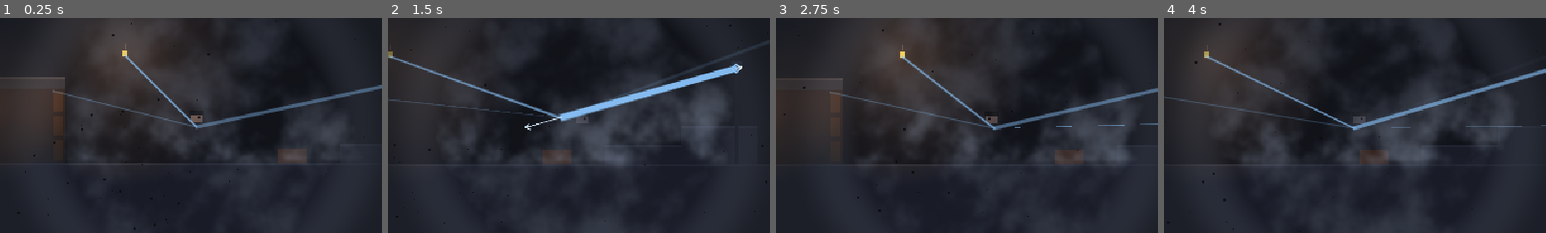
Above: before the commit, frames 1-4 (left to right).
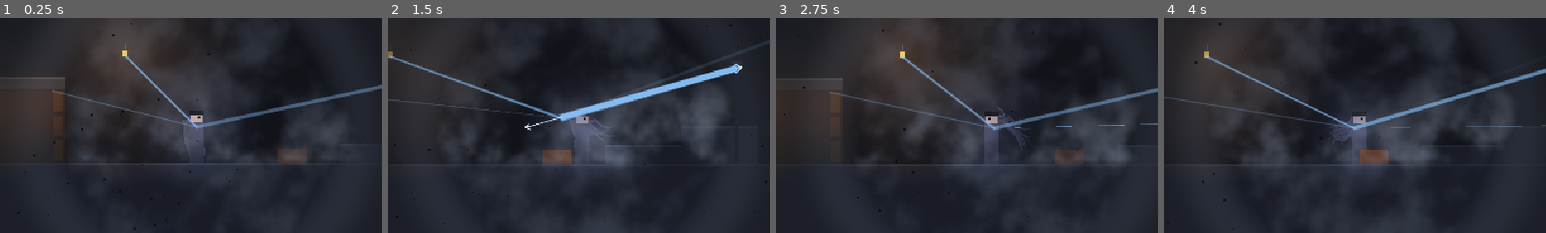
Above: after the commit, the same moments.

Repository: Ponacko/MistbornSide
Game: Godot game, scene res://levels/greybox/greybox.tscn
Two runs of this game, one before a commit and one after it. Both use one fixed random seed, a clock stepped at 60 frames per second and the inputs below.
Inputs (mouse positions are % of the whole screen's width and height, from its top left):
- Up to frame 1 (0.25 s): no input
- Up to frame 2 (1.5 s): tap Enter at 0.5 s; move the mouse to (72, 45) at 0.52 s; hold D (move_right) 0.53-1.25 s; hold Shift (flare) 0.53-1.25 s; click (72, 45) at 0.67 s; tap Space (jump) at 0.77 s; drag from (30, 55) to (45, 70) at 1.27 s
- Up to frame 3 (2.75 s): tap Space (jump) at 2 s; move the mouse to (60, 28) at 2.02 s; hold A (move_left) from 2.03 s (still down); hold E (coin) from 2.03 s (still down); click (60, 28) at 2.17 s; tap Shift (flare) at 2.3 s
- Up to frame 4 (4 s): release A (move_left) at 2.75 s; release E (coin) at 2.75 s; drag from (45, 70) to (20, 35) at 2.77 s; move the mouse to (80, 65) at 3.52 s; hold D (move_right) from 3.53 s (still down); hold Shift (flare) from 3.53 s (still down); tap Ctrl (dodge) at 3.6 s; click (80, 65) at 3.67 s; tap Space (jump) at 3.77 s
The pictures show only the part of the screen within x 24-74%, y 27-77%; the shares and areas given below are measured in that part.

The runs differ from the first frame. In frame 1, 1.1% of the frame differs, in the area x 45-57%, y 45-69%; in frame 2, 1.5%; in frame 3, 1.4%; in frame 4, 1.5%, in the area x 43-59%, y 45-69%.

Commit message:
M0: Mistcloak (#8)
Vin wears the mistcloak: twelve verlet chains of six points hanging from
her shoulders, stepped with her physics, driven by gravity, drag against
the air (the MistField wind minus her velocity), a sideways fan that grows
with speed and a walking twist. Five constraint iterations plus a
follow-the-leader length cap, a per-step displacement clamp and a reset
on teleports or non-finite points keep it stable under violent motion.
It fans and trails on a launch, streams upward on a fall, settles when
she stands, and sways in the mist wind while she stands still. Tassels
are textured quads per segment (a whipped tassel can fold over itself),
drawn with the same interpolation offset as Vin so they stay on her
shoulders at speed. Vin.wears_cloak hides it for the Valette scenes.

Vin also gets a faint cool mist-glow light, since the mists are
luminescent and an unlit character vanishes under the night modulate.

Co-Authored-By: Claude Opus 5.5 <noreply@anthropic.com>

Diff:
--- /dev/null
+++ b/scripts/player/mistcloak.gd
@@ -0,0 +1,184 @@
+class_name Mistcloak
+extends Node2D
+## Vin's mistcloak (DESIGN.md 4, 14): a dozen verlet chains of charcoal
+## tassels hanging from her shoulders, driven by her velocity and the mist
+## wind, drawn as textured strips. It fans on a launch, trails on a fall,
+## settles when she stands and twists like the mists while she walks.
+
+const CHAINS := 12
+const POINTS := 6
+const SEGMENT := 6.0
+const SHOULDER_WIDTH := 12.0
+const GRAVITY := Vector2(0, 320)
+## Acceleration per px/s of air moving past the cloak.
+const DRAG := 5.0
+## Sideways spread per px/s of speed, by each chain's place across the back.
+const FAN := 4.5
+const TWIST := 70.0
+const DAMPING := 0.94
+const ITERATIONS := 5
+## No point may move further than this in one step.
+const MAX_STEP := 14.0
+const TELEPORT := 80.0
+const COLOR := Color(0.3, 0.3, 0.34)
+const EDGE := Color(0.46, 0.46, 0.52)
+
+
+class Chain:
+	var points: Array[Vector2] = []
+	var prev: Array[Vector2] = []
+	## Place across the back, -1 (left shoulder) to 1 (right).
+	var spread := 0.0
+	var phase := 0.0
+
+
+var chains: Array[Chain] = []
+var _last_anchor := Vector2.INF
+var _prev_anchor := Vector2.INF
+var _texture: ImageTexture
+var _width := PackedFloat32Array()
+
+
+func _init() -> void:
+	top_level = true
+	z_index = -1
+	for i in CHAINS:
+		var c := Chain.new()
+		c.spread = lerpf(-1.0, 1.0, float(i) / (CHAINS - 1))
+		c.phase = i * 1.7
+		chains.append(c)
+	for j in POINTS:
+		_width.append(lerpf(3.5, 1.2, float(j) / (POINTS - 1)))
+
+
+func _ready() -> void:
+	_texture = _make_texture()
+
+
+## Lays every chain straight down from the shoulders.
+func reset(anchor: Vector2) -> void:
+	_last_anchor = anchor
+	_prev_anchor = anchor
+	for c in chains:
+		c.points.clear()
+		c.prev.clear()
+		var root := anchor + Vector2(c.spread * SHOULDER_WIDTH * 0.5, 0)
+		for j in POINTS:
+			var p := root + Vector2(0, j * SEGMENT)
+			c.points.append(p)
+			c.prev.append(p)
+
+
+## One simulation step. anchor: between the shoulders, world space;
+## velocity: the wearer's.
+func step(delta: float, anchor: Vector2, velocity: Vector2, facing: int) -> void:
+	if chains[0].points.is_empty() or anchor.distance_to(_last_anchor) > TELEPORT:
+		reset(anchor)
+	var shift := anchor - _last_anchor
+	_prev_anchor = _last_anchor
+	_last_anchor = anchor
+	var speed := velocity.length()
+	var across := velocity.orthogonal().normalized() if speed > 1.0 else Vector2.RIGHT
+	var dt2 := delta * delta
+	var t := MistField.time
+	for c in chains:
+		var root := anchor + Vector2(c.spread * SHOULDER_WIDTH * 0.5 - facing * 4.0, 0)
+		var wind := MistField.wind_at(c.points[-1])
+		var air := wind - velocity
+		var accel := GRAVITY + air * DRAG
+		accel += across * c.spread * FAN * speed
+		accel.x += sin(t * 2.3 + c.phase) * TWIST * minf(absf(velocity.x) / 100.0, 1.0)
+		accel.x -= facing * 40.0
+		c.points[0] = root
+		c.prev[0] = root - shift
+		for j in range(1, POINTS):
+			var p := c.points[j]
+			var v := (p - c.prev[j]) * DAMPING
+			var move := (v + accel * dt2).limit_length(MAX_STEP)
+			c.prev[j] = p
+			c.points[j] = p + move
+		for k in ITERATIONS:
+			c.points[0] = root
+			for j in range(1, POINTS):
+				var a := c.points[j - 1]
+				var b := c.points[j]
+				var d := b - a
+				var len := d.length()
+				if len < 0.0001:
+					continue
+				var fix := d * ((len - SEGMENT) / len)
+				if j == 1:
+					c.points[j] = b - fix
+				else:
+					c.points[j - 1] = a + fix * 0.5
+					c.points[j] = b - fix * 0.5
+		# Follow-the-leader pass: no segment may end the step stretched, so a
+		# flared Push can whip the cloak but never tear it apart.
+		for j in range(1, POINTS):
+			var d := c.points[j] - c.points[j - 1]
+			var len := d.length()
+			if len > SEGMENT * 1.1:
+				var fixed := c.points[j - 1] + d / len * SEGMENT * 1.1
+				c.prev[j] += fixed - c.points[j]
+				c.points[j] = fixed
+		for j in POINTS:
+			if not (is_finite(c.points[j].x) and is_finite(c.points[j].y)):
+				reset(anchor)
+				return
+
+
+## Mean point speed in pixels per step: how much the cloak is still moving.
+func motion() -> float:
+	var total := 0.0
+	var n := 0
+	for c in chains:
+		for j in range(1, POINTS):
+			total += c.points[j].distance_to(c.prev[j])
+			n += 1
+	return total / n
+
+
+func _process(_delta: float) -> void:
+	queue_redraw()
+
+
+func _draw() -> void:
+	# The wearer is drawn interpolated between physics frames; draw the cloak
+	# with the same offset so it stays on her shoulders at speed.
+	if _prev_anchor != Vector2.INF and is_physics_interpolated_and_enabled():
+		var f := Engine.get_physics_interpolation_fraction()
+		draw_set_transform(_prev_anchor.lerp(_last_anchor, f) - _last_anchor)
+	for c in chains:
+		if c.points.is_empty():
+			continue
+		var left := PackedVector2Array()
+		var right := PackedVector2Array()
+		for j in POINTS:
+			var dir := (c.points[mini(j + 1, POINTS - 1)] - c.points[maxi(j - 1, 0)]).normalized()
+			var n := dir.orthogonal() * _width[j] * 0.5
+			left.append(c.points[j] + n)
+			right.append(c.points[j] - n)
+		# One quad per segment via draw_primitive: a whipped tassel can fold
+		# over itself, which a single strip polygon could not triangulate.
+		var tint := COLOR.lerp(EDGE, absf(c.spread) * 0.5)
+		var colors := PackedColorArray([tint, tint, tint, tint])
+		for j in POINTS - 1:
+			var v0 := float(j) / (POINTS - 1)
+			var v1 := float(j + 1) / (POINTS - 1)
+			draw_primitive(
+				PackedVector2Array([left[j], left[j + 1], right[j + 1], right[j]]),
+				colors,
+				PackedVector2Array([Vector2(0, v0), Vector2(0, v1), Vector2(1, v1), Vector2(1, v0)]),
+				_texture)
+
+
+## A strip texture: a lighter thread down the middle of each tassel.
+func _make_texture() -> ImageTexture:
+	var img := Image.create(4, 8, false, Image.FORMAT_RGBA8)
+	for y in 8:
+		for x in 4:
+			var v := 1.15 if x == 1 or x == 2 else 0.85
+			if y == 7:
+				v *= 0.8
+			img.set_pixel(x, y, Color(v, v, v, 1.0))
+	return ImageTexture.create_from_image(img)
--- a/scripts/player/vin.gd
+++ b/scripts/player/vin.gd
@@ -15,6 +15,7 @@
 const STAND_HEIGHT := 44.0
 const CROUCH_HEIGHT := 26.0
 const CHEST := Vector2(0, -30)
+const SHOULDERS := Vector2(0, -36)
 const LEDGE_REACH := 7.0
 const LEDGE_HAND_Y := -40.0
 
@@ -26,6 +27,15 @@
 var allomancy: Allomancer
 var pouch: CoinPouch
 var senses: TinSense
+var cloak: Mistcloak
+## Vin wears the mistcloak; Valette's gowns turn it off (DESIGN.md 4).
+var wears_cloak := true:
+	set(value):
+		wears_cloak = value
+		if cloak:
+			cloak.visible = value
+			if value:
+				cloak.reset(global_position + SHOULDERS)
 var health := Health.new(100.0)
 var pewter_on := false
 var tin_on := false
@@ -82,6 +92,19 @@
 	add_child(pouch)
 	senses = TinSense.new(self)
 	add_child(senses)
+	# The mists are faintly luminescent: Vin is never a black hole in the night.
+	var glow := PointLight2D.new()
+	glow.name = "MistGlow"
+	glow.texture = Lantern._light_texture()
+	glow.texture_scale = 0.9
+	glow.color = Color(0.62, 0.68, 0.85)
+	glow.energy = 0.9
+	glow.position = CHEST
+	add_child(glow)
+	cloak = Mistcloak.new()
+	cloak.name = "Mistcloak"
+	add_child(cloak)
+	cloak.reset(global_position + SHOULDERS)
 	var layer := CanvasLayer.new()
 	layer.name = "LinesLayer"
 	layer.layer = CanvasLayers.LINES
@@ -125,6 +148,9 @@
 		State.STAGGER:
 			_stagger(delta, t)
 	_update_mist_pull(delta)
+	if wears_cloak:
+		var shoulders := global_position + (Vector2(0, -20) if crouching else SHOULDERS)
+		cloak.step(delta, shoulders, velocity, facing)
 	if scripted:
 		controls.end_frame()
 
@@ -438,7 +464,7 @@
 ## Placeholder art until the character art pass.
 func _draw() -> void:
 	var h := CROUCH_HEIGHT if crouching else STAND_HEIGHT
-	draw_rect(Rect2(-HALF_WIDTH, -h, HALF_WIDTH * 2.0, h), Color(0.16, 0.16, 0.2))
+	draw_rect(Rect2(-HALF_WIDTH, -h, HALF_WIDTH * 2.0, h), Color(0.3, 0.29, 0.34))
 	draw_rect(Rect2(-HALF_WIDTH + 1, -h, HALF_WIDTH * 2.0 - 2, 10), Color(0.85, 0.72, 0.62))
 	draw_rect(Rect2(-HALF_WIDTH, -h, HALF_WIDTH * 2.0, 4), Color(0.05, 0.05, 0.06))
 	draw_rect(Rect2(facing * 2.0 - 1.0, -h + 5, 2, 2), Color.BLACK)
--- /dev/null
+++ b/tests/helpers/fake_attractor.gd
@@ -0,0 +1,5 @@
+extends Node2D
+## A stand-in for a burning Allomancer in mist tests.
+
+var mist_strength := 1.0
+var mist_phase := 0.0
--- /dev/null
+++ b/tests/unit/test_mistcloak.gd
@@ -0,0 +1,115 @@
+extends TestCase
+
+const DT := 1.0 / 60.0
+const SHOULDER := Vector2(0, -36)
+
+
+func _cloak() -> Mistcloak:
+	var c := Mistcloak.new()
+	add(c)
+	c.reset(SHOULDER)
+	return c
+
+
+func _run(c: Mistcloak, frames: int, velocity: Vector2, moving := true) -> void:
+	var anchor := SHOULDER
+	for i in frames:
+		if moving:
+			anchor += velocity * DT
+		c.step(DT, anchor, velocity, 1)
+
+
+func _tips_relative(c: Mistcloak) -> Array:
+	var out := []
+	for chain in c.chains:
+		out.append(chain.points[-1] - chain.points[0])
+	return out
+
+
+func test_twelve_chains_of_six_points() -> void:
+	var c := _cloak()
+	assert_eq(c.chains.size(), 12)
+	for chain in c.chains:
+		assert_eq(chain.points.size(), 6)
+
+
+func test_settles_hanging_down_when_standing() -> void:
+	var c := _cloak()
+	_run(c, 180, Vector2.ZERO, false)
+	for tip in _tips_relative(c):
+		assert_gt(tip.y, 10.0, "hangs below the shoulders")
+	assert_lt(c.motion(), 0.5, "settled")
+
+
+func test_fans_wide_and_trails_down_on_a_launch() -> void:
+	var standing := _cloak()
+	_run(standing, 120, Vector2.ZERO, false)
+	var calm_spread := _spread(standing)
+	var c := _cloak()
+	_run(c, 20, Vector2(80, -650))
+	for tip in _tips_relative(c):
+		assert_gt(tip.y, 5.0, "trails below during the launch")
+	assert_gt(_spread(c), calm_spread * 1.8, "fans wide")
+
+
+func test_trails_above_on_a_fall() -> void:
+	var c := _cloak()
+	_run(c, 30, Vector2(0, 520))
+	var above := 0
+	for tip in _tips_relative(c):
+		if tip.y < 0.0:
+			above += 1
+	assert_gt(above, 9, "most tassels stream upward")
+
+
+func test_never_explodes_under_violent_motion() -> void:
+	var c := _cloak()
+	var anchor := SHOULDER
+	var rng := RandomNumberGenerator.new()
+	rng.seed = 3
+	for i in 600:
+		var v := Vector2(rng.randf_range(-1500, 1500), rng.randf_range(-1500, 1500))
+		anchor += v * DT
+		if i % 97 == 0:
+			anchor += Vector2(900, -400)
+		c.step(DT, anchor, v, 1 if v.x > 0 else -1)
+	for chain in c.chains:
+		for j in range(1, chain.points.size()):
+			var p: Vector2 = chain.points[j]
+			assert_true(is_finite(p.x) and is_finite(p.y), "finite")
+			var seg := p.distance_to(chain.points[j - 1])
+			assert_lt(seg, Mistcloak.SEGMENT * 1.6, "segments hold their length")
+
+
+func test_mist_wind_moves_the_cloak_while_vin_stands_still() -> void:
+	var c := _cloak()
+	_run(c, 120, Vector2.ZERO, false)
+	var before := _tips_relative(c)
+	var swirl := Node2D.new()
+	swirl.set_script(load("res://tests/helpers/fake_attractor.gd"))
+	swirl.position = SHOULDER + Vector2(30, 10)
+	add(swirl)
+	MistField.add_attractor(swirl)
+	_run(c, 60, Vector2.ZERO, false)
+	var moved := 0.0
+	var after := _tips_relative(c)
+	for i in after.size():
+		moved = maxf(moved, (after[i] - before[i]).length())
+	assert_gt(moved, 2.0, "wind moved the tassels")
+
+
+func test_one_flag_hides_the_cloak_for_valette() -> void:
+	var w := TestWorld.create(self, [Rect2(-200, 0, 400, 32)], Vector2(0, -1))
+	await physics_frames(2)
+	assert_true(w.vin.cloak.visible)
+	w.vin.wears_cloak = false
+	await physics_frames(1)
+	assert_false(w.vin.cloak.visible, "hidden")
+	w.vin.wears_cloak = true
+	await physics_frames(1)
+	assert_true(w.vin.cloak.visible, "back on")
+
+
+func _spread(c: Mistcloak) -> float:
+	var xs := _tips_relative(c).map(func(t): return t.x)
+	return xs.max() - xs.min()
Not shown, added: scripts/player/mistcloak.gd.uid
Not shown, added: tests/helpers/fake_attractor.gd.uid
Not shown, added: tests/unit/test_mistcloak.gd.uid
